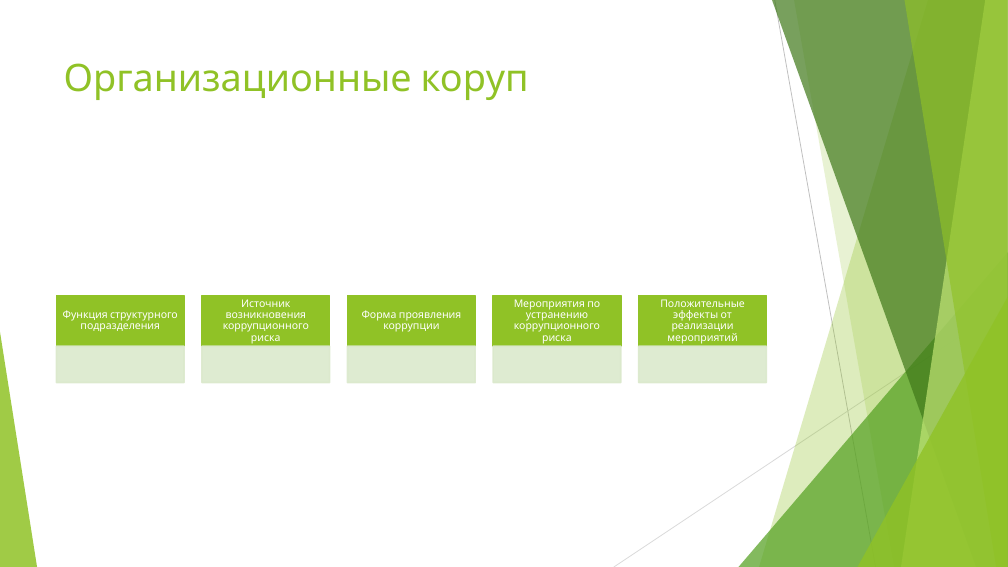
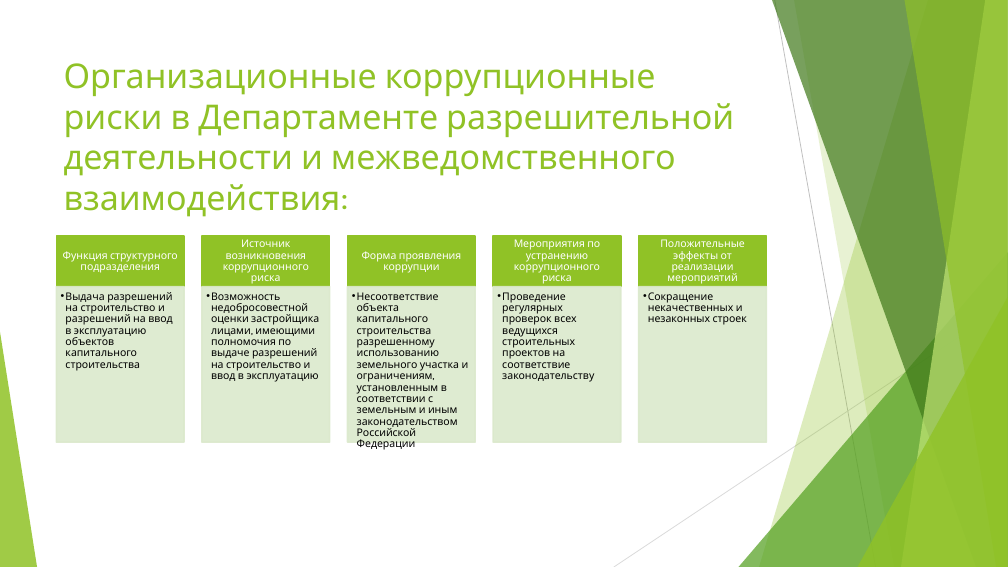
Before and after one commit to TupleTurtle/REU, a slide deck: slide 7 of Лукьянов.pptx. Drawn at 1008x567 pixels with LibreOffice and Linux fonts; fonts in the diff are those of the drawing. Boxes give left, top, right and bottom in pixels: in the first picture for what was removed or moved away, otherwise in the second. Text is boxed around its words. In the diff, an @@ line names an element or a change of style, - is before the commit and + after.

```diff
--- a/Лукьянов.pptx
+++ b/Лукьянов.pptx
@@ title at <box>64,63,734,176</box>: text changed; size 36 to 32.4 pt @@
-Организационные коруп
+Организационные коррупционные риски в Департаменте разрешительной деятельности и межведомственного взаимодействия:
@@ 5 texts, 5 rectangles: place and size @@
-5 texts, 5 rectangles at <box>57,296,767,346</box>
+5 texts, 5 rectangles at <box>57,236,767,287</box>
@@ rectangle: place and size @@
-rectangle at <box>57,346,185,383</box>
+rectangle at <box>57,287,185,442</box>
@@ rectangle: place and size @@
-rectangle at <box>202,346,330,383</box>
+rectangle at <box>202,287,330,442</box>
@@ rectangle: place and size @@
-rectangle at <box>348,346,476,383</box>
+rectangle at <box>348,287,476,442</box>
@@ rectangle: place and size @@
-rectangle at <box>493,346,621,383</box>
+rectangle at <box>493,287,621,442</box>
@@ rectangle: place and size @@
-rectangle at <box>639,346,767,383</box>
+rectangle at <box>639,287,767,442</box>
@@ group added at <box>65,292,747,451</box>: 5 texts @@
+  • Выдача разрешений на строительство и разрешений на ввод в эксплуатацию объектов капитального строительства
+  • Возможность недобросовестной оценки застройщика лицами, имеющими полномочия по выдаче разрешений на строительство и ввод в эксплуатацию
+  • Несоответствие объекта капитального строительства разрешенному использованию земельного участка и ограничениям, установленным в соответствии с земельным и иным законодательством Российской Федерации
+  • Проведение регулярных проверок всех ведущихся строительных проектов на соответствие законодательству
+  • Сокращение некачественных и незаконных строек
```
Also in this commit, not shown: 2 slides added.
